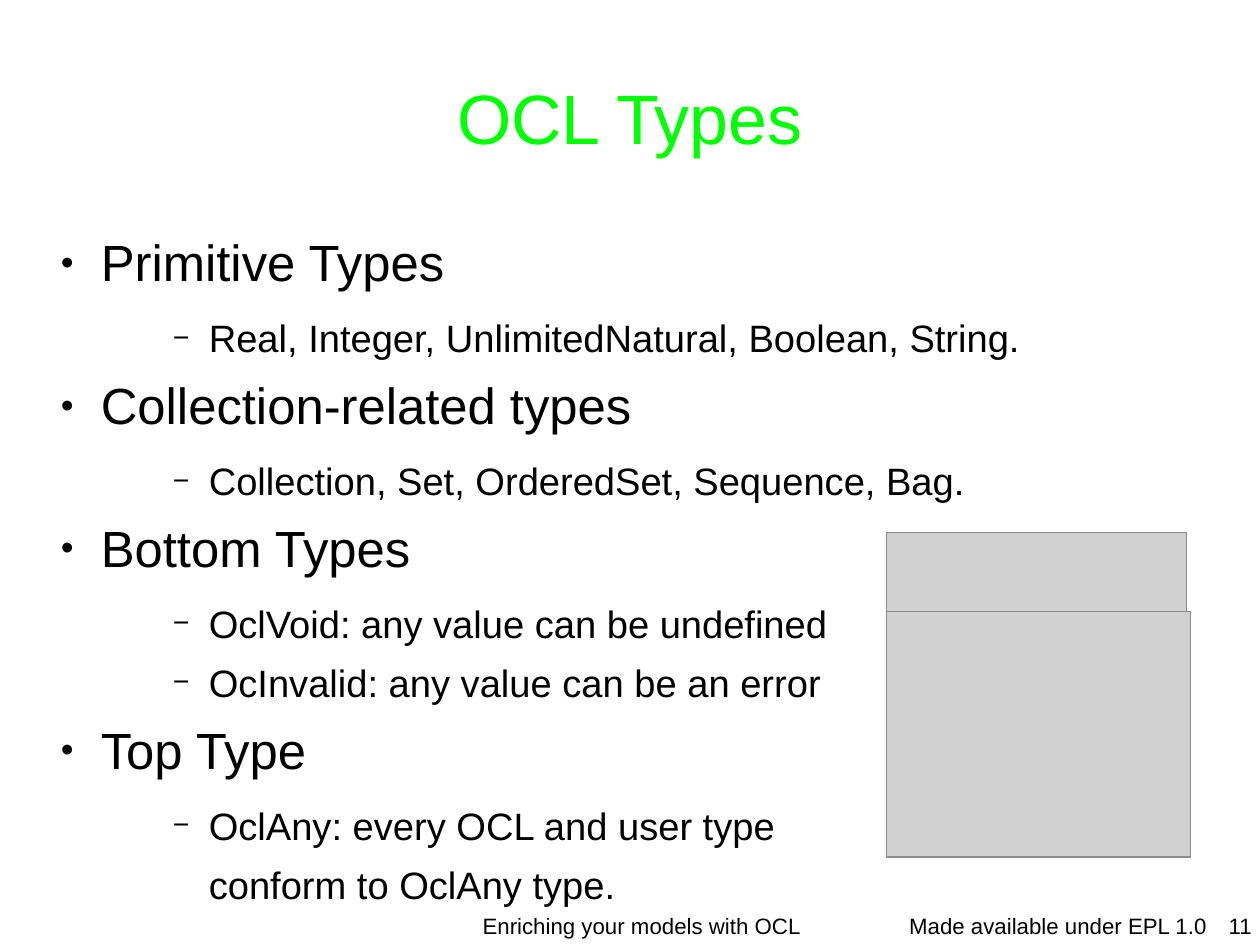
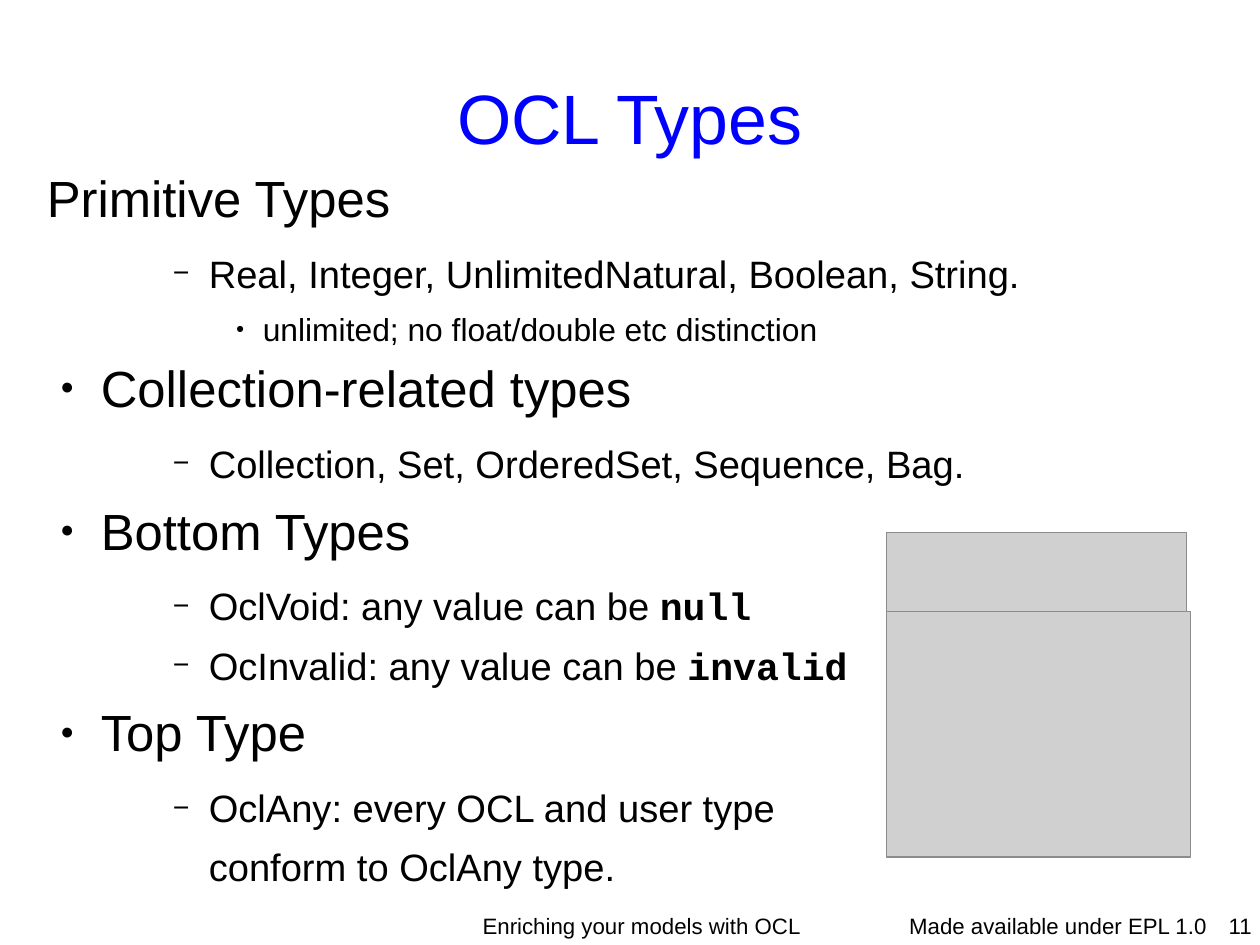
Before and after one commit to eclipse-ocl/ocl-website, a slide deck: slide 11 of ocl/docs/publications/ESE2010LongTalk/EnrichingWithOCL.odp. Drawn at 1260x945 pixels with LibreOffice and Linux fonts; fonts in the diff are those of the drawing; grey boxes stand for pictures; background and template pictures are left out. Boxes give left, top, right and bottom in pixels: in the first picture for what was removed or moved away, otherwise in the second. Text is boxed around its words. In the diff, an @@ line names an element or a change of style, - is before the commit and + after.

```diff
--- a/ocl/docs/publications/ESE2010LongTalk/EnrichingWithOCL.odp
+++ b/ocl/docs/publications/ESE2010LongTalk/EnrichingWithOCL.odp
@@ title "OCL Types" at (457, 95, 802, 157): text colour #00FF00 to #0000FF @@
@@ text at (47, 180, 391, 228): bullet ● to none @@
@@ text at (263, 318, 817, 345): paragraph added @@
+      ● unlimited; no float/double etc distinction
@@ text at (209, 592, 847, 688): text changed @@
-    − OclVoid: any value can be undefined
-    − OcInvalid: any value can be an error
+    − OclVoid: any value can be null
+    − OcInvalid: any value can be invalid
```
Also in this commit, not shown: 28 other slides changed, 5 slides removed.
